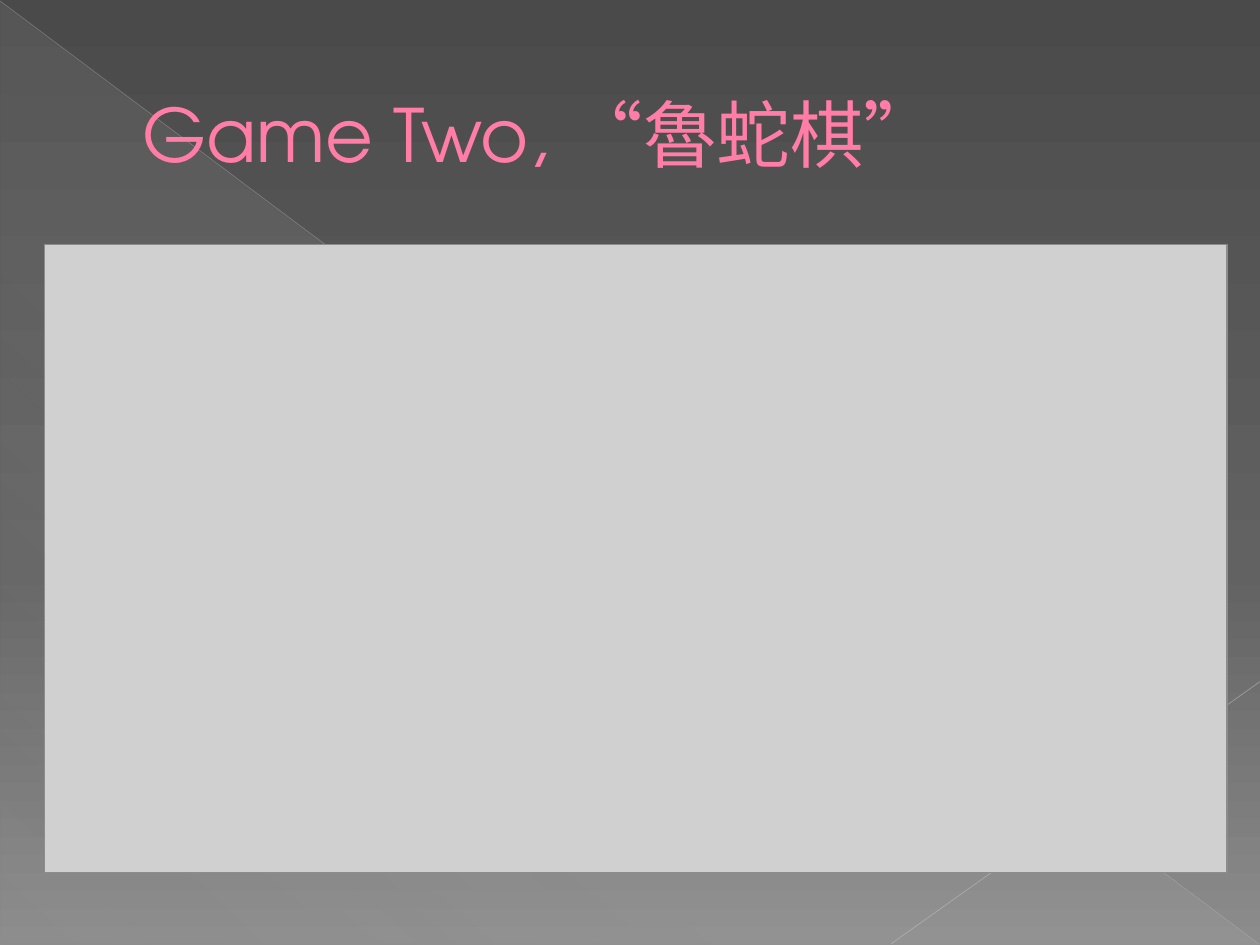
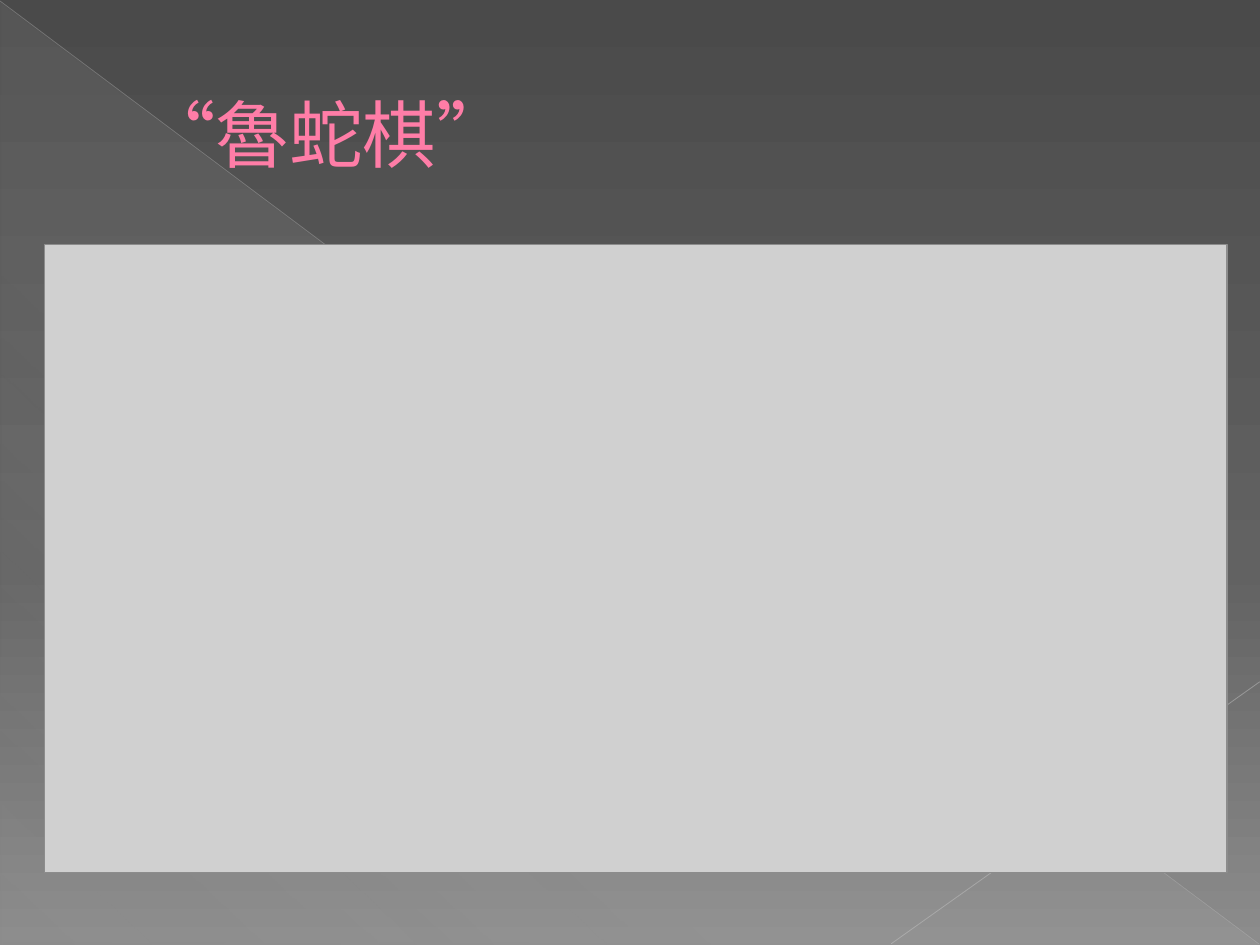
Before and after one commit to hihison/Group5_Project, a slide deck: slide 9 of 001.pptx (slide 7 before the commit). Drawn at 1260x945 pixels with LibreOffice and Linux fonts; fonts in the diff are those of the drawing; grey boxes stand for pictures. Boxes give left, top, right and bottom in pixels: in the first picture for what was removed or moved away, otherwise in the second. Text is boxed around its words. In the diff, an @@ line names an element or a change of style, - is before the commit and + after.

```diff
--- a/001.pptx
+++ b/001.pptx
@@ title at bbox=[142, 100, 510, 168]: text changed @@
-Game Two, “魯蛇棋”
+“魯蛇棋”
```
Also in this commit, not shown: 3 other slides changed, 6 slides added, 5 slides removed.
